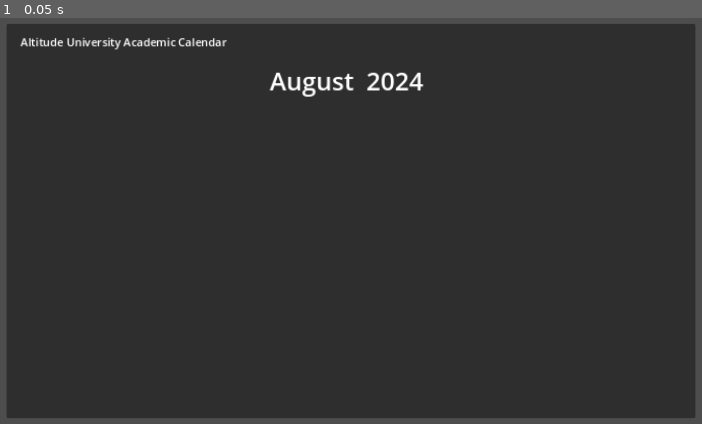
Above: before the commit, frame 1.
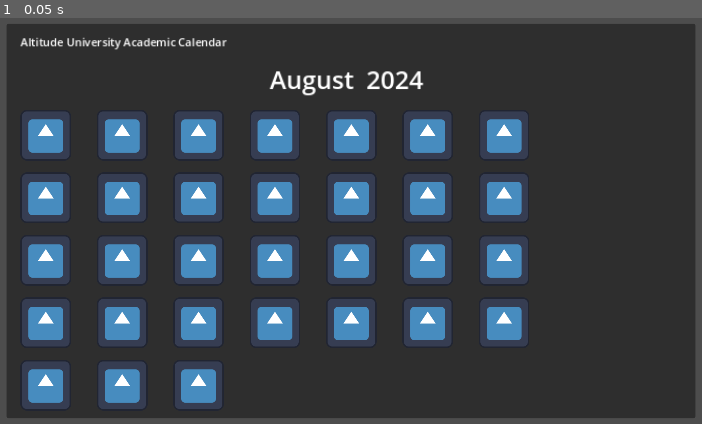
Above: after the commit, the same moment.

Repository: kyle-hessel/godot-narrative-prototype
Game: Godot game, scene res://scenes/UI/calendar_ui.tscn
The game is run twice, just before and just after one commit, with the same random seed, the same clock (stepped at 60 frames per second) and the same inputs. This scene is started directly instead of the project's main scene. The engine's default icon, where the game draws it, is replaced by a stand-in: a white triangle on a blue panel in a dark square.
Inputs:
- Up to frame 1 (0.05 s): no input

The runs differ from the first frame. In frame 1, 24% of the frame differs, in the area x 3-76%, y 13-97%.

Commit message:
Added population of date_ui scenes to the calendar_ui's grid container and verified that things are showing up correctly, the count is right, and that the nodes are destroyed properly upon closure.

Diff:
--- a/scenes/UI/calendar_ui.tscn
+++ b/scenes/UI/calendar_ui.tscn
@@ -35,8 +35,8 @@
 layout_mode = 2
 text = "Altitude University Academic Calendar"
 
-[node name="Control" type="Control" parent="CalendarOutsideMargin/CalendarContainer/CalendarInsideMargin/CalendarVBox"]
-custom_minimum_size = Vector2(0, 10)
+[node name="MonthTitleBufferTop" type="Control" parent="CalendarOutsideMargin/CalendarContainer/CalendarInsideMargin/CalendarVBox"]
+custom_minimum_size = Vector2(0, 8)
 layout_mode = 2
 
 [node name="TitleHBox" type="HBoxContainer" parent="CalendarOutsideMargin/CalendarContainer/CalendarInsideMargin/CalendarVBox"]
@@ -69,5 +69,13 @@
 size_flags_horizontal = 3
 size_flags_stretch_ratio = 2.0
 
+[node name="MonthTitleBufferBottom" type="Control" parent="CalendarOutsideMargin/CalendarContainer/CalendarInsideMargin/CalendarVBox"]
+custom_minimum_size = Vector2(0, 10)
+layout_mode = 2
+
 [node name="DaysGrid" type="GridContainer" parent="CalendarOutsideMargin/CalendarContainer/CalendarInsideMargin/CalendarVBox"]
+unique_name_in_owner = true
 layout_mode = 2
+theme_override_constants/h_separation = 110
+theme_override_constants/v_separation = 90
+columns = 7
--- a/scenes/UI/date_ui.tscn
+++ b/scenes/UI/date_ui.tscn
@@ -1,5 +1,14 @@
-[gd_scene format=3 uid="uid://6o3wq78p0aem"]
+[gd_scene load_steps=2 format=3 uid="uid://6o3wq78p0aem"]
+
+[ext_resource type="Texture2D" uid="uid://clu2id2a758qa" path="res://icon.svg" id="1_nmpn3"]
 
 [node name="DateUI" type="Control"]
 layout_mode = 3
 anchors_preset = 0
+
+[node name="TextureRect" type="TextureRect" parent="."]
+layout_mode = 0
+offset_right = 73.0
+offset_bottom = 73.0
+texture = ExtResource("1_nmpn3")
+expand_mode = 1
--- a/scripts/UI/calendar_ui.gd
+++ b/scripts/UI/calendar_ui.gd
@@ -2,7 +2,11 @@
 
 @onready var month_title: Label = $CalendarOutsideMargin/CalendarContainer/CalendarInsideMargin/CalendarVBox/TitleHBox/MonthTitle
 @onready var year_title: Label = $CalendarOutsideMargin/CalendarContainer/CalendarInsideMargin/CalendarVBox/TitleHBox/YearTitle
+var date_entry: PackedScene = preload("res://scenes/UI/date_ui.tscn")
 
 func _ready():
 	month_title.text = GameManager.calendar_manager.month.title
 	year_title.text = str(GameManager.calendar_manager.year.number)
+
+	for d in range(GameManager.calendar_manager.month.days.size()):
+		%DaysGrid.add_child(date_entry.instantiate())
